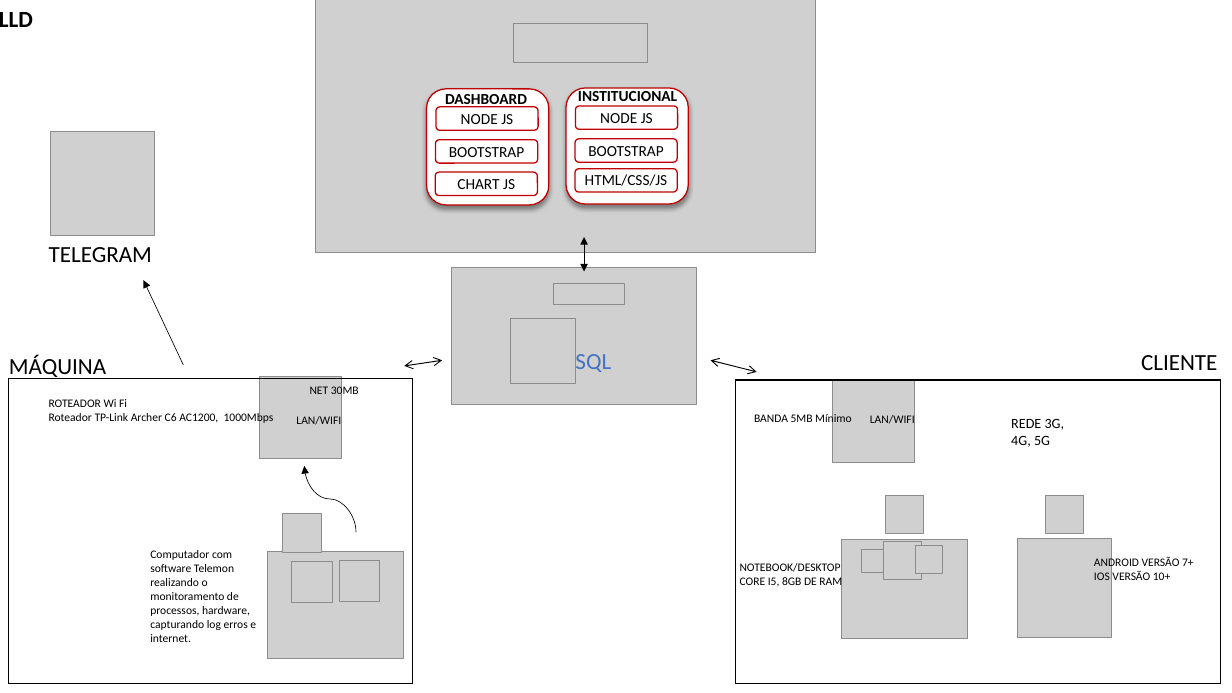
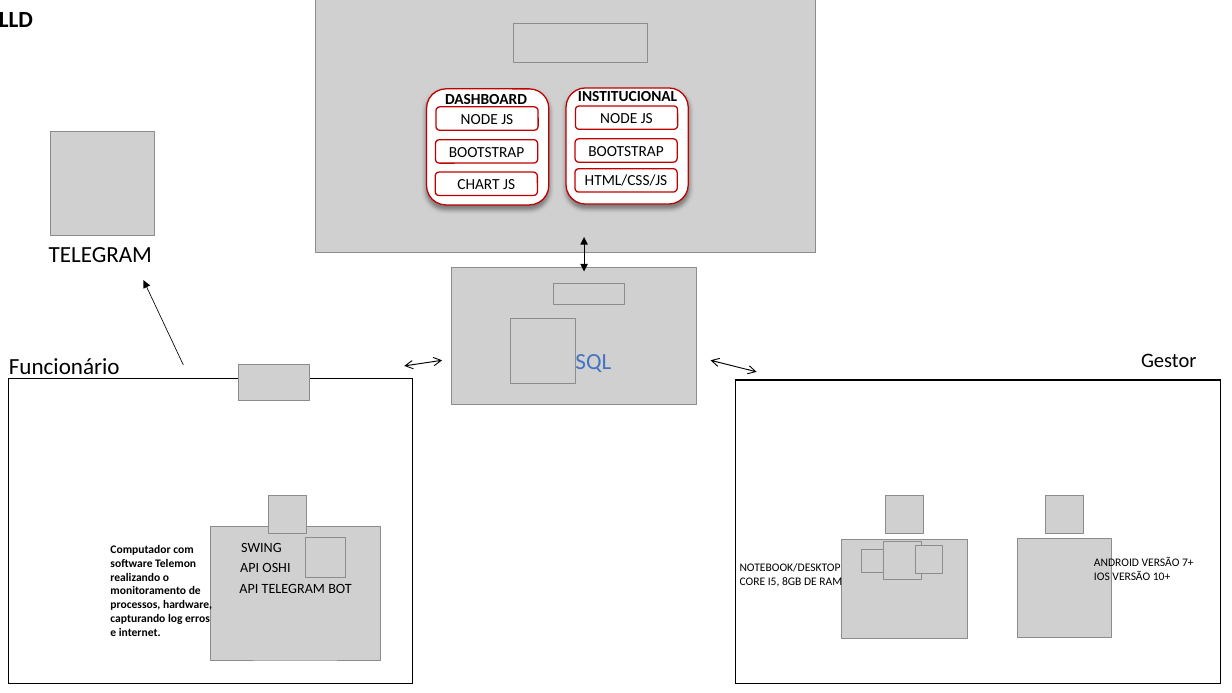
Before and after one commit to BandTec/grupo-07-adsa-20201, a slide deck: slide 2 of Documentação/HLD.LLD.DIAGRAMA.pptx. Drawn at 1232x693 pixels with LibreOffice and Linux fonts; fonts in the diff are those of the drawing; grey boxes stand for pictures. Boxes give left, top, right and bottom in pixels: in the first picture for what was removed or moved away, otherwise in the second. Text is boxed around its words. In the diff, an @@ line names an element or a change of style, - is before the commit and + after.

```diff
--- a/Documentação/HLD.LLD.DIAGRAMA.pptx
+++ b/Documentação/HLD.LLD.DIAGRAMA.pptx
@@ text at bbox=[9, 358, 120, 379]: text changed @@
-MÁQUINA
+Funcionário
@@ rectangle added at bbox=[244, 359, 304, 404], fill #FFFFFF @@
@@ text at bbox=[1141, 353, 1196, 367]: text changed; size 18 to 16 pt @@
-CLIENTE
+Gestor
@@ picture added at bbox=[238, 364, 310, 401] @@
@@ picture removed at bbox=[259, 376, 341, 458] @@
@@ text removed at bbox=[310, 385, 359, 398] @@
-NET 30MB
@@ picture removed at bbox=[833, 380, 915, 462] @@
@@ text removed at bbox=[49, 399, 274, 425] @@
-ROTEADOR Wi Fi
-Roteador TP-Link Archer C6 AC1200, 1000Mbps
@@ text removed at bbox=[296, 416, 341, 425] @@
-LAN/WIFI
@@ text removed at bbox=[754, 412, 852, 425] @@
-BANDA 5MB Mínimo
@@ text removed at bbox=[870, 413, 915, 426] @@
-LAN/WIFI
@@ text removed at bbox=[1011, 419, 1065, 447] @@
-REDE 3G, 4G, 5G
@@ curved arrow removed from (356, 532) to (304, 466) @@
@@ picture: place and size @@
-picture at bbox=[283, 514, 322, 553]
+picture at bbox=[268, 495, 307, 534]
@@ text "Computador com software Telemon realizando ...": place and size @@
-text "Computador com software Telemon realizando ..." at bbox=[150, 550, 256, 642]
+text "Computador com software Telemon realizando ..." at bbox=[110, 545, 212, 636]
@@ text "Computador com software Telemon realizando ..." at bbox=[110, 545, 212, 636]: bold on @@
@@ picture: place and size @@
-picture at bbox=[267, 551, 403, 658]
+picture at bbox=[211, 526, 381, 660]
@@ picture: place and size @@
-picture at bbox=[292, 562, 333, 603]
+picture at bbox=[305, 537, 346, 578]
@@ text added at bbox=[240, 563, 290, 572], 11 pt, text #000000 @@
+API OSHI
@@ text added at bbox=[241, 543, 282, 552], 11 pt, text #000000 @@
+SWING
@@ picture removed at bbox=[339, 561, 380, 602] @@
@@ text added at bbox=[239, 584, 352, 593], 11 pt, text #000000 @@
+API TELEGRAM BOT
```
Also in this commit, not shown: 1 other file.
